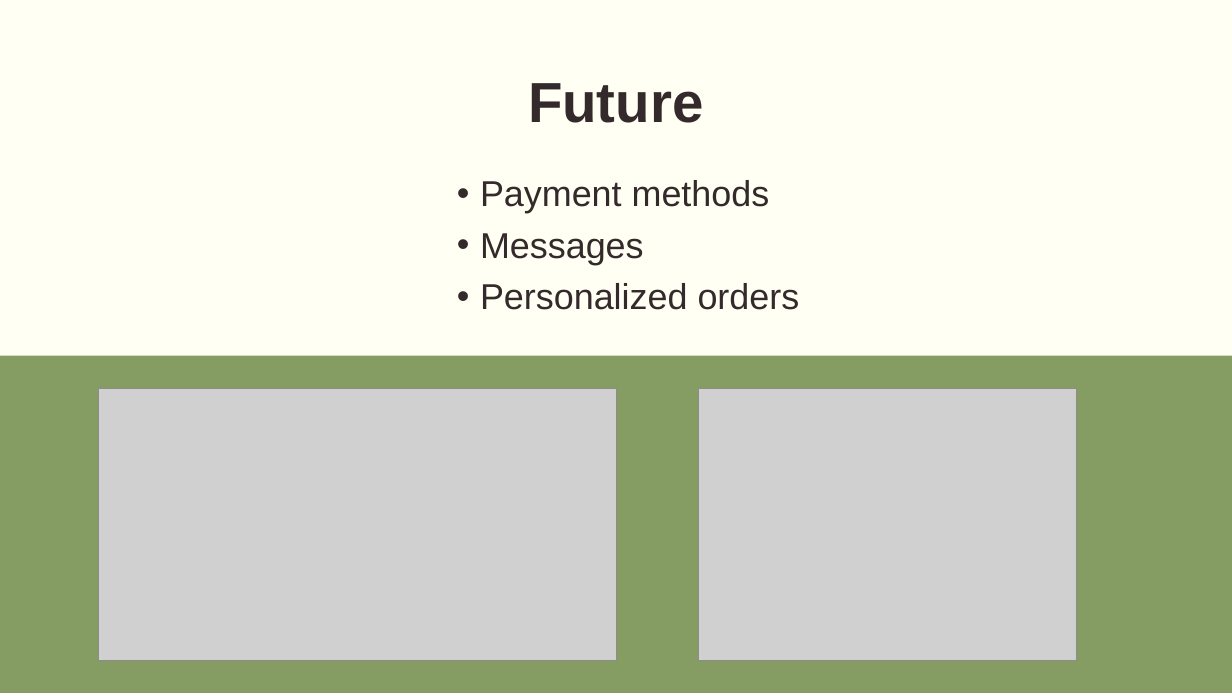
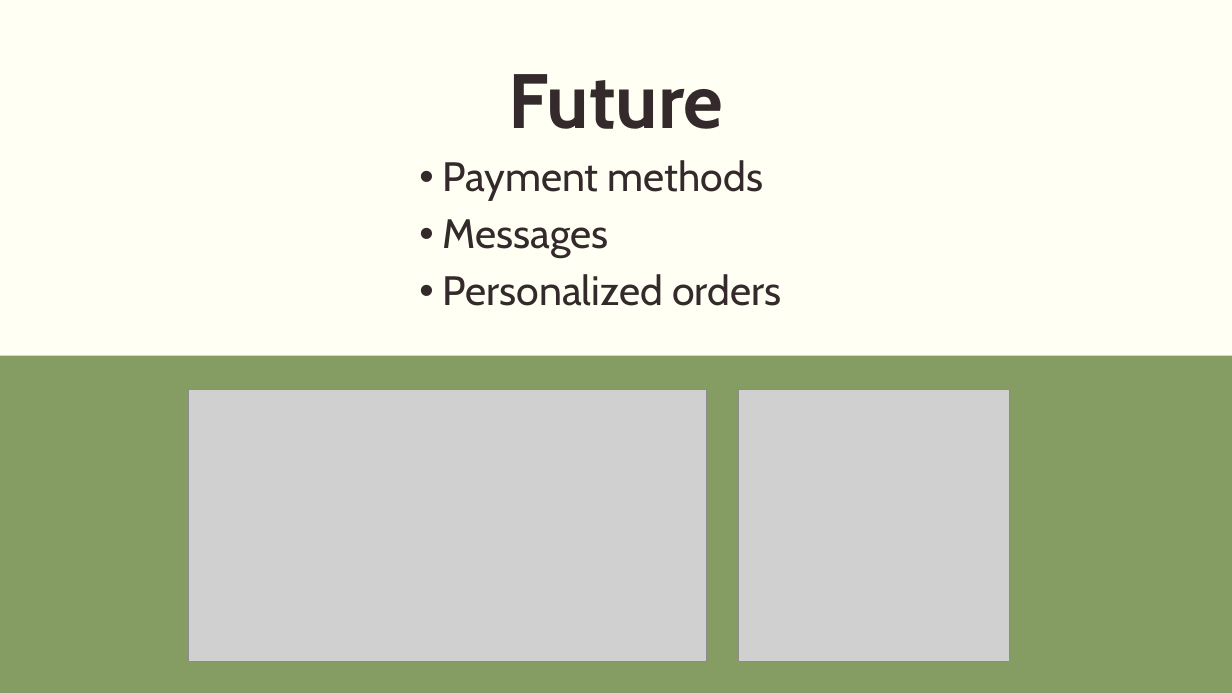
Before and after one commit to momikadragoner/Vizsgaremek, a slide deck: slide 10 of PPT/Agora(2).pptx. Drawn at 1232x693 pixels with LibreOffice and Linux fonts; fonts in the diff are those of the drawing; grey boxes stand for pictures. Boxes give left, top, right and bottom in pixels: in the first picture for what was removed or moved away, otherwise in the second. Text is boxed around its words. In the diff, an @@ line names an element or a change of style, - is before the commit and + after.

```diff
--- a/PPT/Agora(2).pptx
+++ b/PPT/Agora(2).pptx
@@ title "Future" at <box>509,74,724,129</box>: size 44 to 60 pt, font Arial to Cabin @@
@@ text "Payment methods": place and size @@
-text "Payment methods" at <box>480,180,800,310</box>
+text "Payment methods" at <box>442,160,781,306</box>
@@ text "Payment methods" at <box>442,160,781,306</box>: size 28 to 32 pt, font Arial to Cabin @@
@@ picture: place and size @@
-picture at <box>699,388,1077,660</box>
+picture at <box>738,389,1010,661</box>
@@ picture: place and size @@
-picture at <box>98,388,616,660</box>
+picture at <box>189,390,706,662</box>
```
Also in this commit, not shown: 9 other slides changed, 42 other files.
